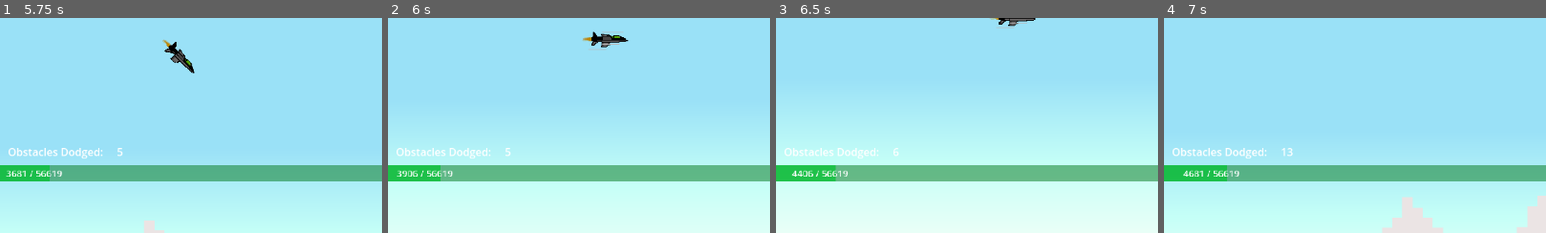
Above: before the commit, frames 1-4 (left to right).
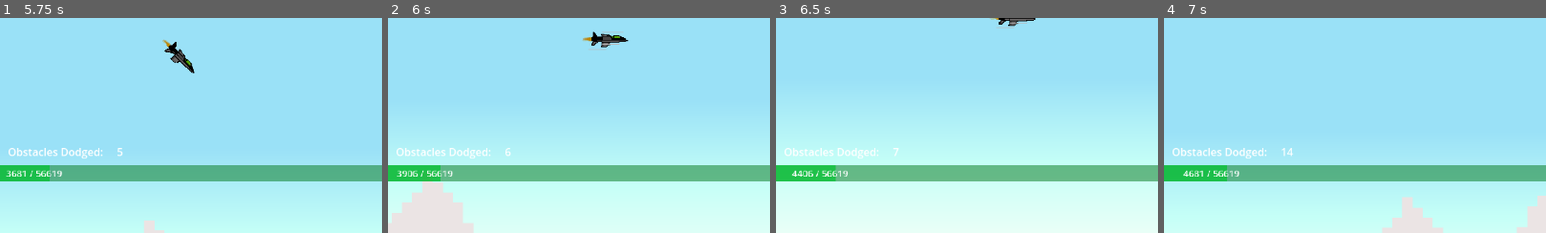
Above: after the commit, the same moments.

Repository: star6fish/DigitalTechInternalInternal
Game: Godot game, scene res://scenes/TestingScene.tscn
Two runs of this game, one before a commit and one after it. Both use one fixed random seed, a clock stepped at 60 frames per second and the inputs below. The project has no main scene, so this scene is started directly.
Inputs:
- Up to frame 1 (5.75 s): hold Right (ui_right) 0.53-1.28 s; hold Down (ui_down) 1.28-2.03 s; hold Right (ui_right) 2.03-2.78 s; hold Up (ui_up) 2.78-3.53 s; hold Left (ui_left) 3.53-5.03 s; hold Down (ui_down) from 5.03 s (still down)
- Up to frame 2 (6 s): release Down (ui_down) at 5.78 s; hold Right (ui_right) from 5.78 s (still down)
- Up to frame 3 (6.5 s): keep holding Right (ui_right)
- Up to frame 4 (7 s): release Right (ui_right) at 6.53 s; hold Up (ui_up) from 6.53 s (still down)
The pictures show only the part of the screen within x 0-50%, y 50-100%; the shares and areas given below are measured in that part.

Frame 1 is identical in both runs. In frame 2, 3.4% of the frame differs, in the area x 0-32%, y 60-100%; in frame 3, less than 0.1%; in frame 4, less than 0.1%.

Commit message:
9/09/2024

Diff:
--- a/scenes/PlayScreen.tscn
+++ b/scenes/PlayScreen.tscn
@@ -44,6 +44,7 @@
 theme_override_font_sizes/font_size = 150
 theme_override_styles/normal = ExtResource("2_y6fqv")
 theme_override_styles/hover = ExtResource("3_6dm14")
+theme_override_styles/pressed = ExtResource("3_6dm14")
 text = "PLAY"
 
 [node name="Button2" type="Button" parent="CanvasLayer"]
@@ -58,6 +59,7 @@
 theme_override_font_sizes/font_size = 150
 theme_override_styles/normal = ExtResource("2_y6fqv")
 theme_override_styles/hover = ExtResource("3_6dm14")
+theme_override_styles/pressed = ExtResource("3_6dm14")
 text = "OPTIONS"
 
 [node name="Button3" type="Button" parent="CanvasLayer"]
@@ -72,6 +74,7 @@
 theme_override_font_sizes/font_size = 150
 theme_override_styles/normal = ExtResource("2_y6fqv")
 theme_override_styles/hover = ExtResource("3_6dm14")
+theme_override_styles/pressed = ExtResource("3_6dm14")
 text = "LEAVE"
 
 [node name="Label" type="Label" parent="."]
@@ -86,6 +89,7 @@
 
 [node name="Label2" type="Label" parent="."]
 modulate = Color(1, 1, 1, 0.145098)
+layout_mode = 0
 offset_left = 852.0
 offset_top = 617.013
 offset_right = 1140.0
--- a/scenes/TestingScene.tscn
+++ b/scenes/TestingScene.tscn
@@ -198,7 +198,7 @@
 position_smoothing_enabled = true
 
 [node name="ObstaclePassDetector" type="Area2D" parent="Camera2D"]
-position = Vector2(-310.715, 0)
+position = Vector2(-760.16, 0)
 
 [node name="CollisionShape2D" type="CollisionShape2D" parent="Camera2D/ObstaclePassDetector"]
 position = Vector2(-69.3646, 10.7441)
